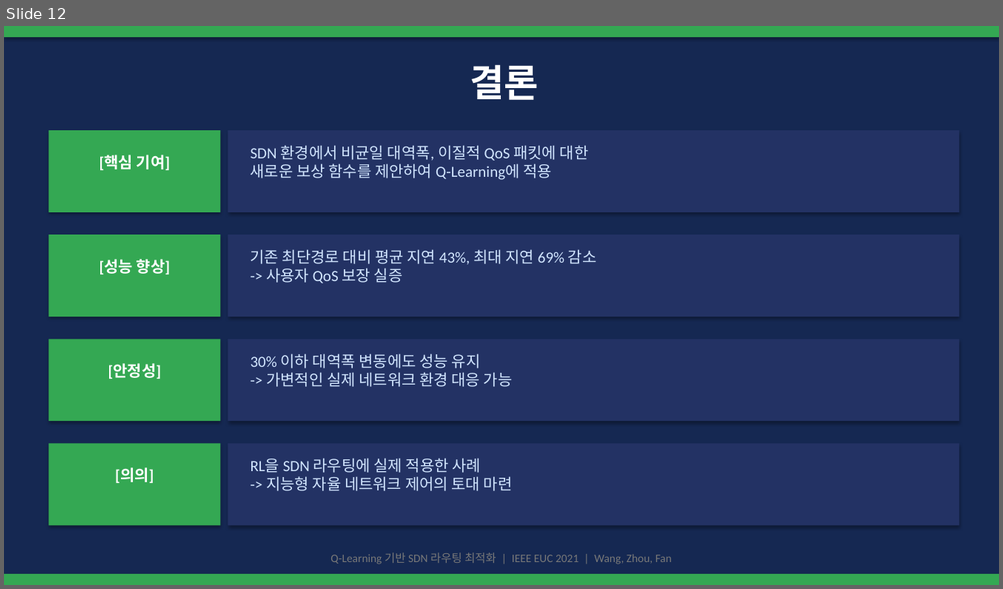
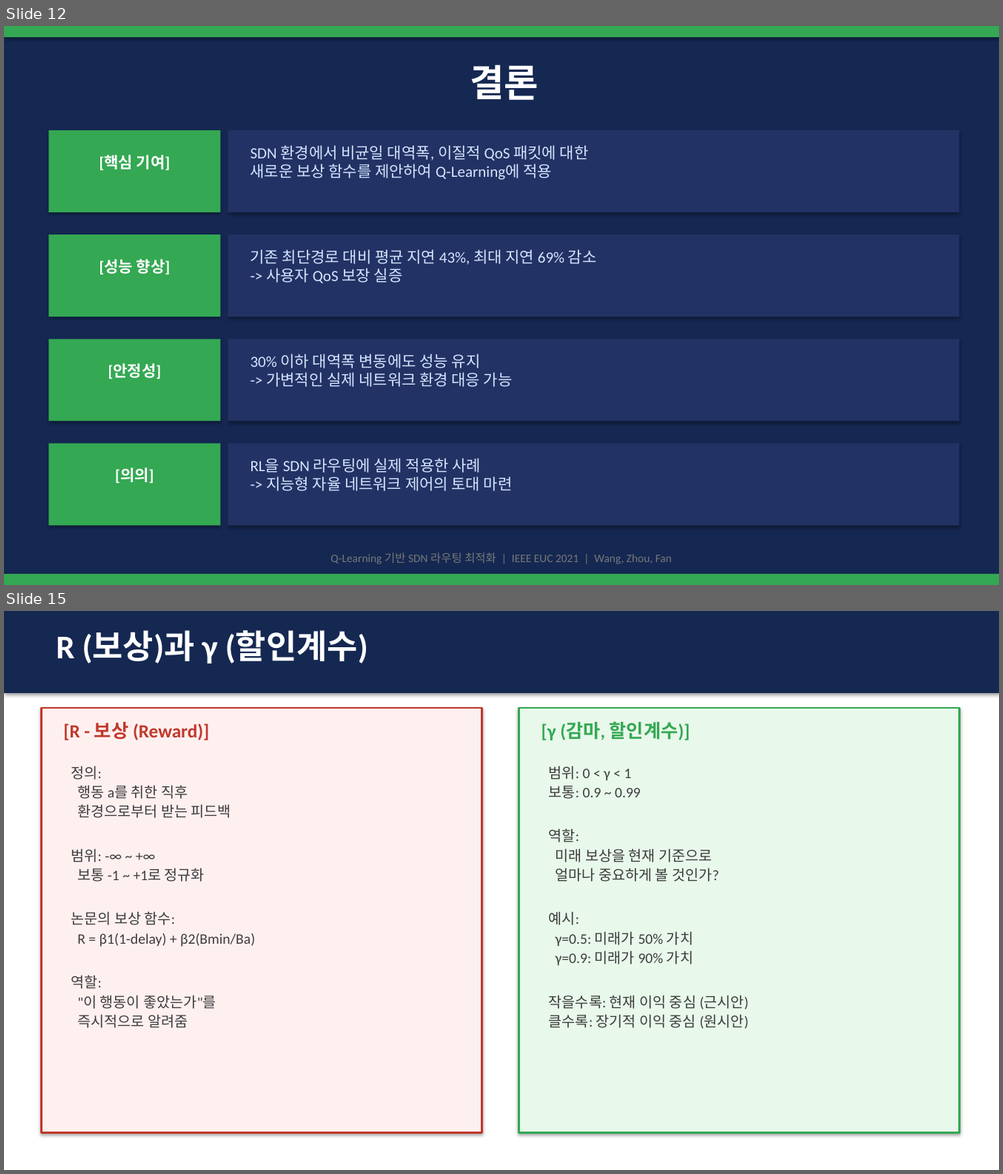
Before and after one commit to zzangdol1029/reinforce, a slide deck: week5-review/Q_Learning_SDN_Presentation.pptx. Shown one above the other, each under a label of ours: slide 12 before the commit, slides 12 and 15 after it; the slides between them are not shown. The pictures are 1003x589 and 1003x1174 pixels, drawn with LibreOffice and Linux fonts; fonts in the diff are those of the drawing. Boxes give left, top, right and bottom in pixels: in the first picture for what was removed or moved away, otherwise in the second. Text is boxed around its words. In the diff, an @@ line names an element or a change of style, - is before the commit and + after.

```diff
--- a/week5-review/Q_Learning_SDN_Presentation.pptx
+++ b/week5-review/Q_Learning_SDN_Presentation.pptx
@@ slide 15 added at (4, 611, 999, 1170), background #FFFFFF @@
@@ rectangle added at (4, 611, 999, 693), fill #152852 @@
@@ text added at (56, 631, 368, 664), 32 pt, text #FFFFFF, bold @@
+R (보상)과 γ (할인계수)
@@ rectangle added at (41, 708, 481, 1133), fill #FFF0F0, outline #C0392B 2 pt @@
@@ rectangle added at (519, 708, 959, 1133), fill #E8F8EB, outline #34A853 2 pt @@
@@ text added at (541, 721, 690, 741), 18 pt, text #34A853, bold @@
+[γ (감마, 할인계수)]
@@ text added at (63, 722, 209, 741), 18 pt, text #C0392B, bold @@
+[R - 보상 (Reward)]
@@ text added at (71, 766, 255, 1028), 14 pt, text #3C3C3C @@
+정의:
+행동 a를 취한 직후
+환경으로부터 받는 피드백
+범위: -∞ ~ +∞
+보통 -1 ~ +1로 정규화
+논문의 보상 함수:
+R = β1(1-delay) + β2(Bmin/Ba)
+역할:
+"이 행동이 좋았는가"를
+즉시적으로 알려줌
@@ text added at (549, 766, 748, 1029), 14 pt, text #3C3C3C @@
+범위: 0 < γ < 1
+보통: 0.9 ~ 0.99
+역할:
+미래 보상을 현재 기준으로
+얼마나 중요하게 볼 것인가?
+예시:
+γ=0.5: 미래가 50% 가치
+γ=0.9: 미래가 90% 가치
+작을수록: 현재 이익 중심 (근시안)
+클수록: 장기적 이익 중심 (원시안)
```
Also in this commit, not shown: 3 other slides added, 10 other files.
